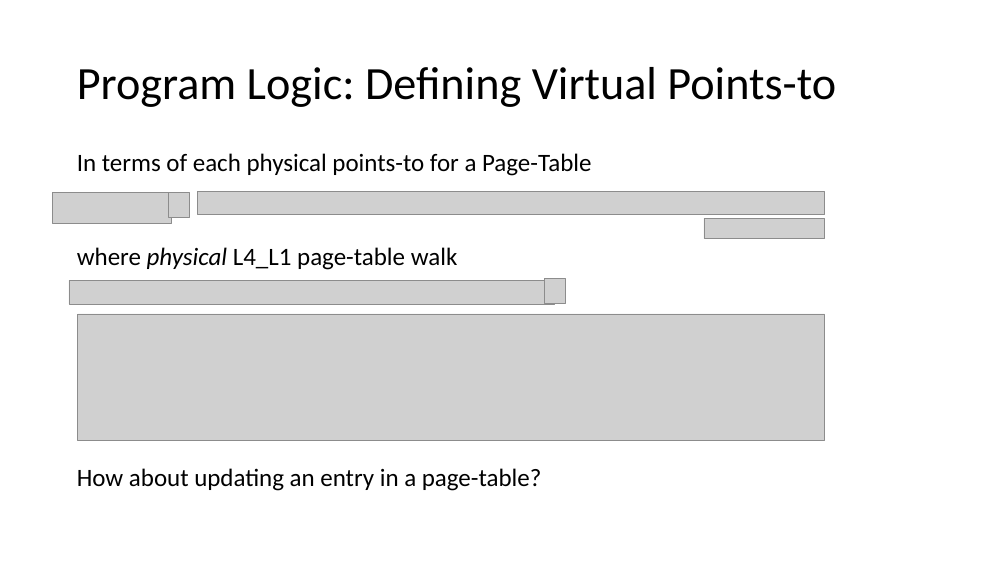
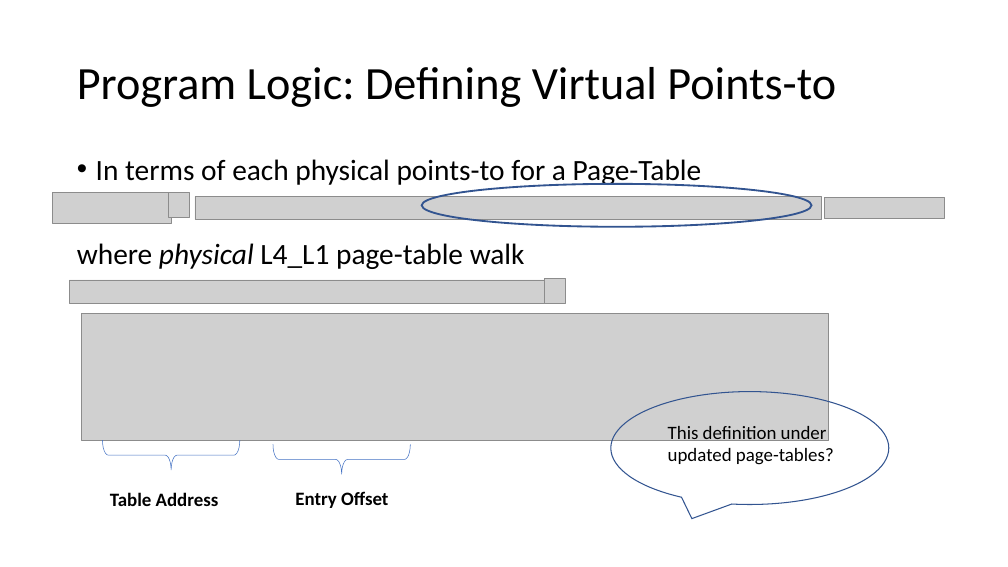
Before and after one commit to Contingent-Systems/vkern_paper, a slide deck: slide 9 of loca_virt_draft.pptx. Drawn at 1008x567 pixels with LibreOffice and Linux fonts; fonts in the diff are those of the drawing; grey boxes stand for pictures. Boxes give left, top, right and bottom in pixels: in the first picture for what was removed or moved away, otherwise in the second. Text is boxed around its words. In the diff, an @@ line names an element or a change of style, - is before the commit and + after.

```diff
--- a/loca_virt_draft.pptx
+++ b/loca_virt_draft.pptx
@@ text "In terms of each physical ..." at box(77, 159, 702, 269): size 23.8 to 28 pt; bullet none to •; line spacing 0.7 to 0.9 @@
@@ picture: place and size @@
-picture at box(198, 192, 825, 215)
+picture at box(195, 197, 822, 219)
@@ ellipse added at box(422, 184, 812, 227), outline #325491 1.75 pt @@
@@ picture: place and size @@
-picture at box(704, 219, 824, 239)
+picture at box(824, 197, 944, 218)
@@ picture: place and size @@
-picture at box(78, 314, 825, 441)
+picture at box(82, 314, 829, 441)
@@ speech bubble added at box(611, 392, 889, 504), outline #325491 1 pt @@
@@ right brace added at box(103, 440, 240, 470), outline #4472C4 0.5 pt @@
@@ right brace added at box(273, 445, 411, 475), outline #4472C4 0.5 pt @@
@@ text added at box(668, 426, 834, 465), 18 pt, text #000000 @@
+This definition under updated page-tables?
@@ text at box(77, 468, 542, 491): paragraph removed @@
-How about updating an entry in a page-table?
@@ text added at box(110, 492, 219, 506), 18 pt, text #000000, bold @@
+Table Address
@@ text added at box(295, 491, 388, 508), 18 pt, text #000000, bold @@
+Entry Offset
```
Also in this commit, not shown: 7 other slides changed.
